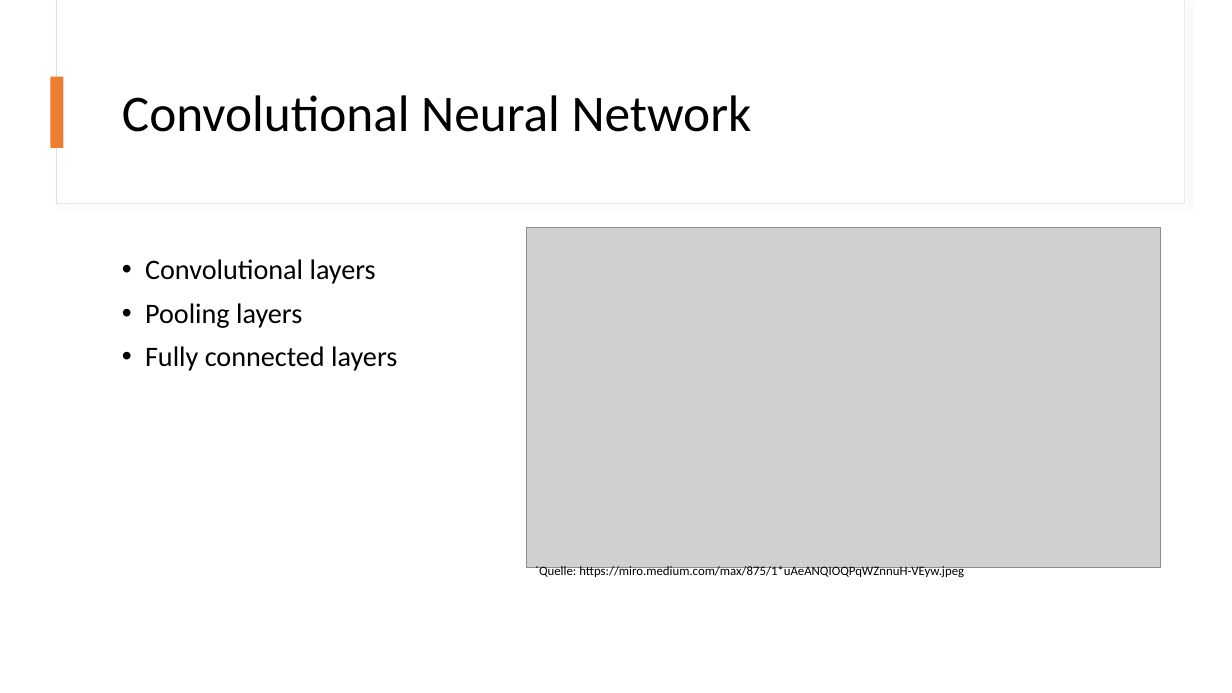
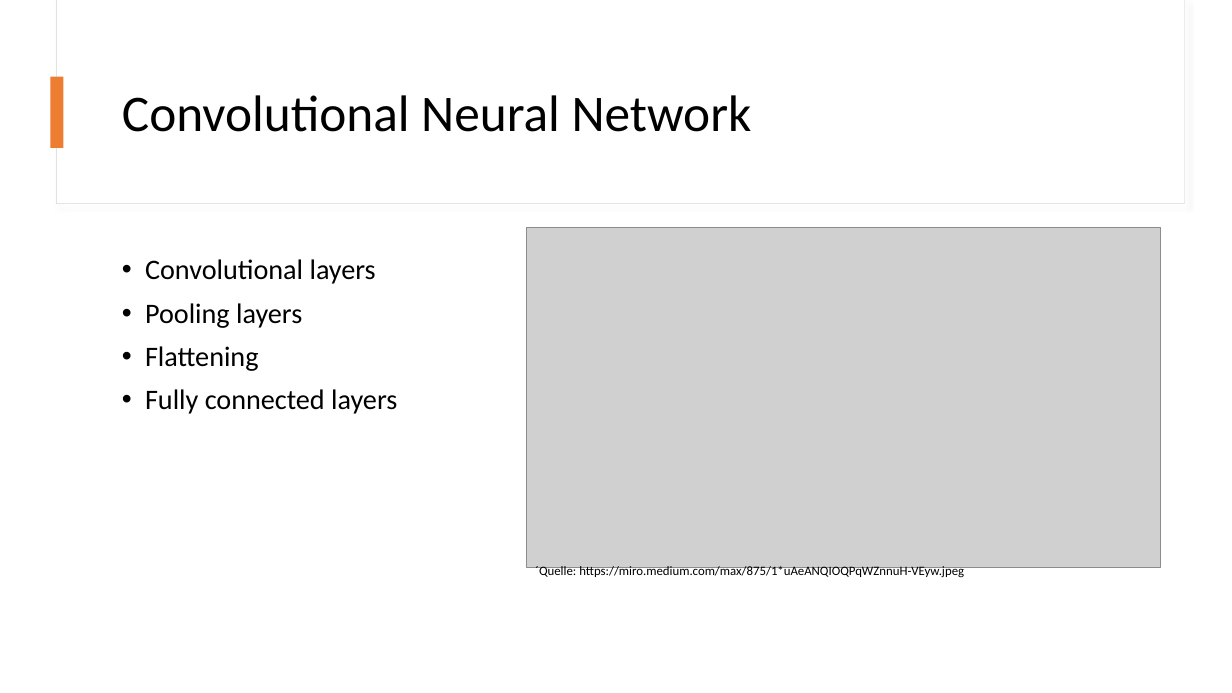
Before and after one commit to Brebeck-Jan/chessmaster, a slide deck: slide 10 of Präsentationen/Abschlusspräsentation/Chessmaster_Abschluss.pptx. Drawn at 1232x693 pixels with LibreOffice and Linux fonts; fonts in the diff are those of the drawing; grey boxes stand for pictures. Boxes give left, top, right and bottom in pixels: in the first picture for what was removed or moved away, otherwise in the second. Text is boxed around its words. In the diff, an @@ line names an element or a change of style, - is before the commit and + after.

Commit message:
typo v2

```diff
--- a/Präsentationen/Abschlusspräsentation/Chessmaster_Abschluss.pptx
+++ b/Präsentationen/Abschlusspräsentation/Chessmaster_Abschluss.pptx
@@ text at (x1=145, y1=346, x2=258, y2=371): paragraph added @@
+• Flattening
```
